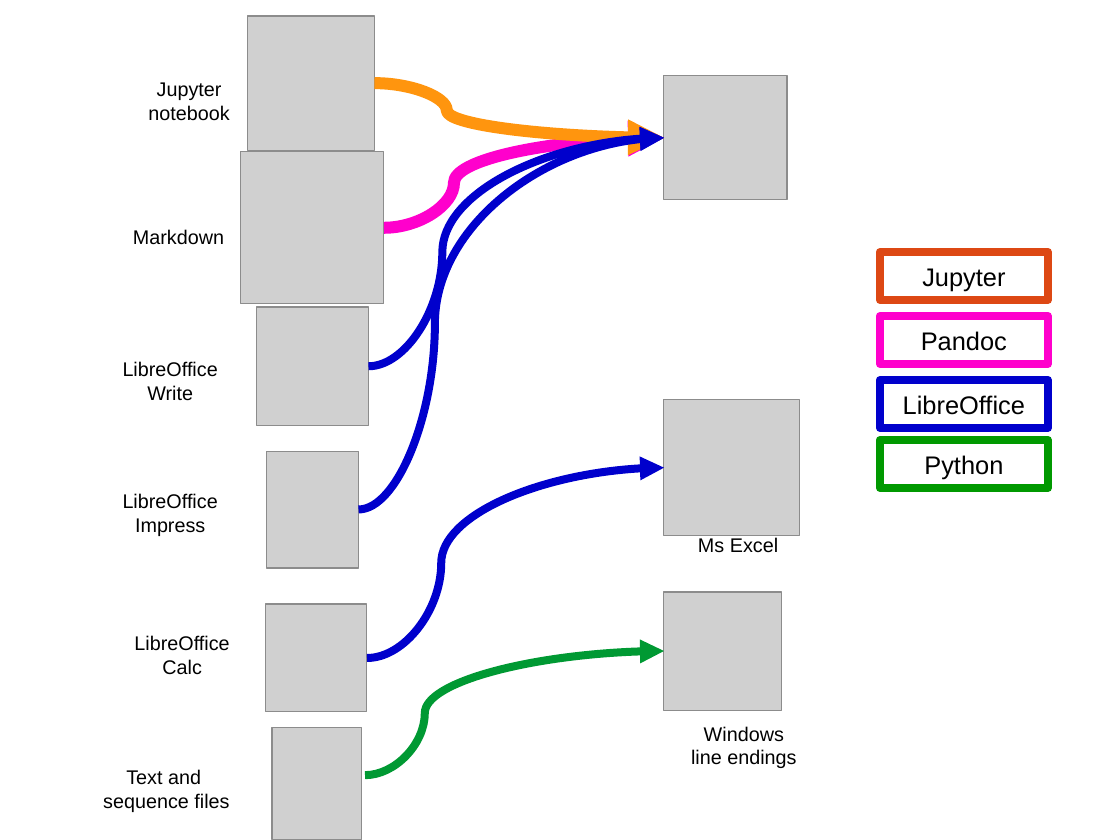
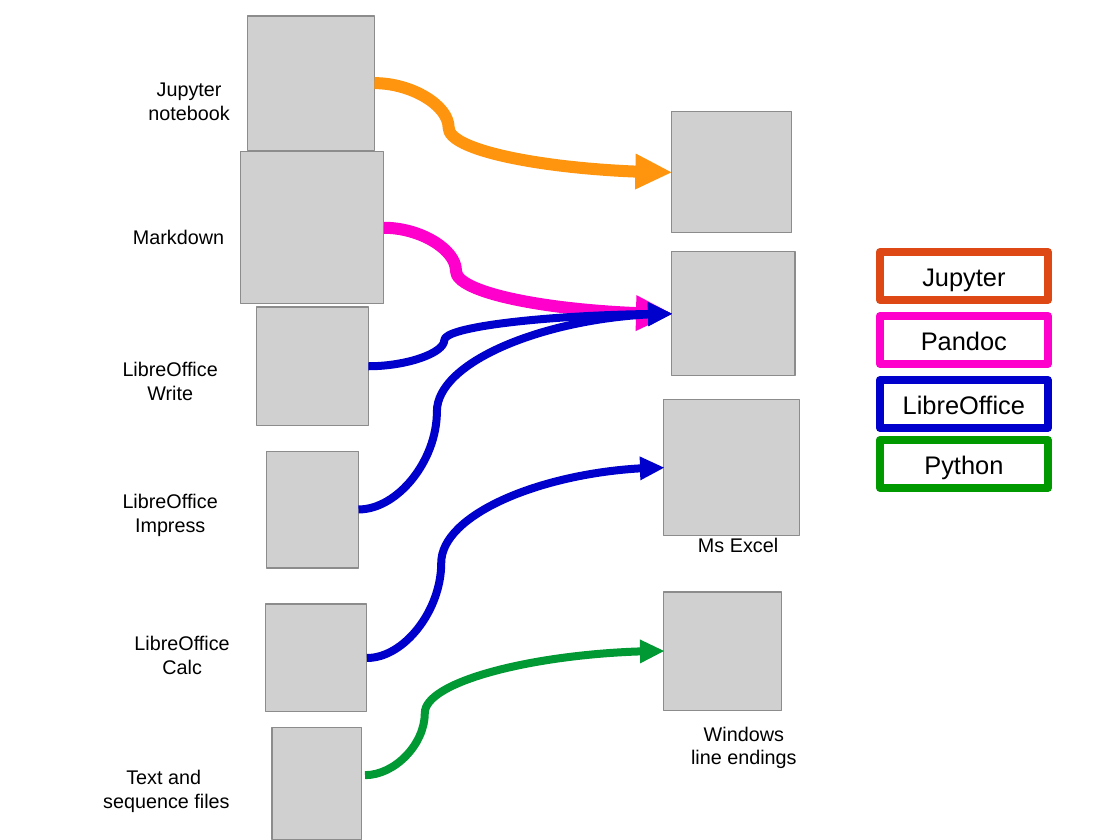
Before and after one commit to BjornFJohansson/AutoSlideProcessor, a slide deck: slide 1 of pictures/scheme.odp. Drawn at 1120x840 pixels with LibreOffice and Linux fonts; fonts in the diff are those of the drawing; grey boxes stand for pictures. Boxes give left, top, right and bottom in pixels: in the first picture for what was removed or moved away, otherwise in the second. Text is boxed around its words. In the diff, an @@ line names an element or a change of style, - is before the commit and + after.

```diff
--- a/pictures/scheme.odp
+++ b/pictures/scheme.odp
@@ curved arrow moved from (375, 83) - (665, 138) to (375, 83) - (672, 173) @@
@@ picture added at (x1=672, y1=112, x2=793, y2=233) @@
@@ curved arrow moved from (384, 228) - (665, 138) to (384, 228) - (672, 314) @@
@@ picture moved from (x1=665, y1=75, x2=788, y2=199) to (x1=672, y1=252, x2=795, y2=376) @@
@@ curved arrow moved from (359, 509) - (665, 138) to (359, 509) - (672, 314) @@
@@ curved arrow moved from (369, 367) - (665, 138) to (369, 367) - (672, 314) @@
```
Also in this commit, not shown: 2 other files.
